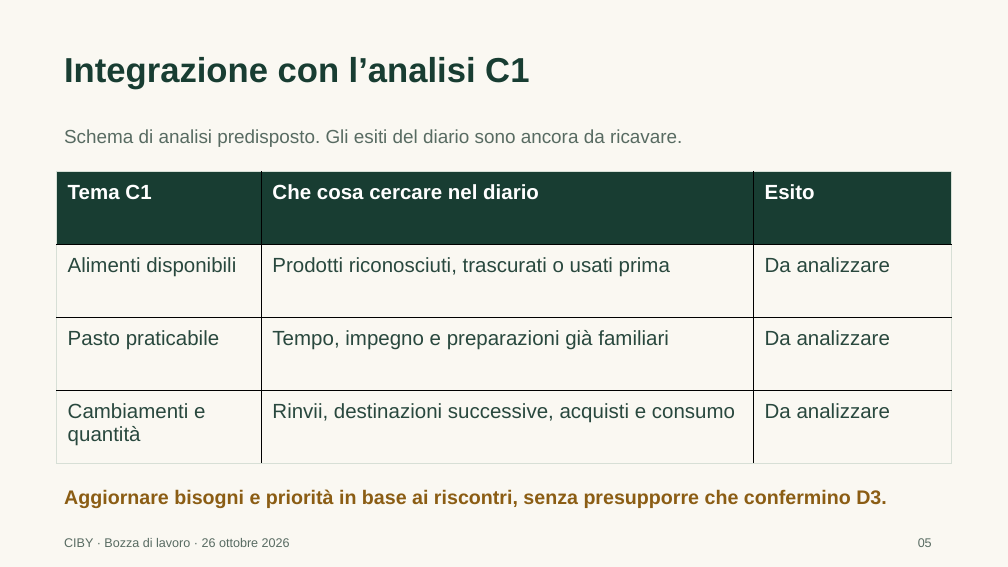
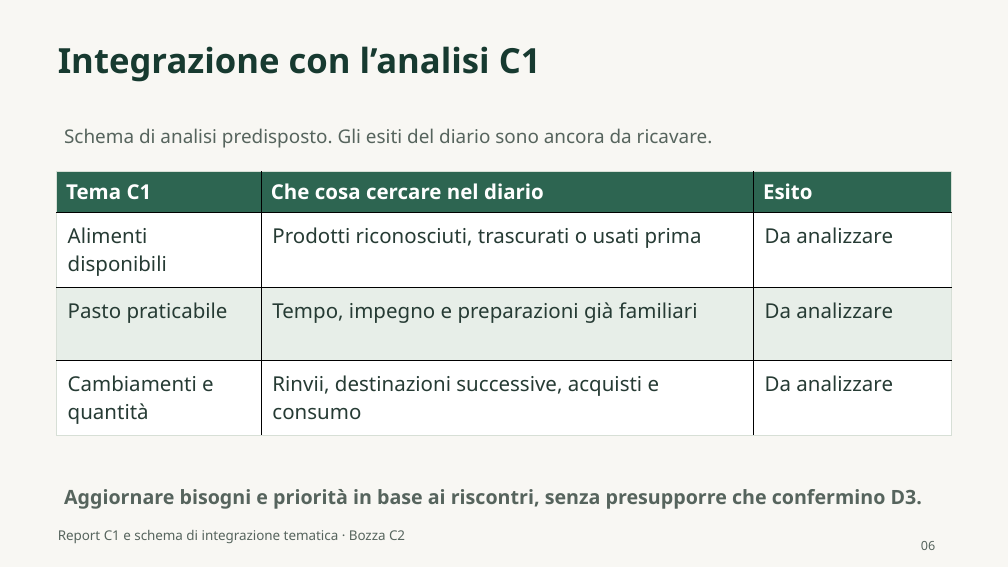
Before and after one commit to andremauroo/CIBY, a slide deck: slide 6 of C2/presentazione/bozza/CIBY-C2-bozza.pptx (slide 5 before the commit). Drawn at 1008x567 pixels with LibreOffice and Linux fonts; fonts in the diff are those of the drawing. Boxes give left, top, right and bottom in pixels: in the first picture for what was removed or moved away, otherwise in the second. Text is boxed around its words. In the diff, an @@ line names an element or a change of style, - is before the commit and + after.

Commit message:
C2: integra motivazione di CIBY, contributi e materiali di chiusura

```diff
--- a/C2/presentazione/bozza/CIBY-C2-bozza.pptx
+++ b/C2/presentazione/bozza/CIBY-C2-bozza.pptx
@@ background #FAF8F2 to #F8F7F3 @@
@@ text "Integrazione con l’analisi C1": place and size @@
-text "Integrazione con l’analisi C1" at box(64, 57, 529, 89)
+text "Integrazione con l’analisi C1" at box(58, 46, 541, 82)
@@ text "Integrazione con l’analisi C1" at box(58, 46, 541, 82): font Arial to Noto Sans, text colour #183D32 to #173A30 @@
@@ text "Schema di analisi predisposto. Gli ..." at box(64, 128, 713, 148): font Arial to Noto Sans, text colour #586B62 to #56645D @@
@@ table at box(57, 172, 951, 463) @@
@@ fill #183D32 to #2D6551 in row 1 @@
@@ fill #FAF8F2 to #FFFFFF in 6 cells @@
@@ fill #FAF8F2 to #E7EEE8 in row 3 @@
@@ font Arial to Noto Sans @@
@@ text colour #29483E to #263B34 in "Alimenti disponibili", "Prodotti riconosciuti, trascurati o usati prima", "Da analizzare", "Pasto praticabile" and 5 more places @@
@@ text "Aggiornare bisogni e priorità in ..." at box(64, 489, 922, 509): font Arial to Noto Sans, text colour #8B5D14 to #56645D @@
@@ text added at box(58, 530, 405, 543), 12.8 pt, text #56645D @@
+Report C1 e schema di integrazione tematica · Bozza C2
@@ text removed at box(64, 538, 290, 547) @@
-CIBY · Bozza di lavoro · 26 ottobre 2026
@@ text removed at box(918, 538, 932, 547) @@
-05
@@ text added at box(921, 541, 935, 550), 12 pt, text #56645D @@
+06
```
Also in this commit, not shown: 15 other slides changed, 10 slides added, 4 slides removed, 34 other files.
